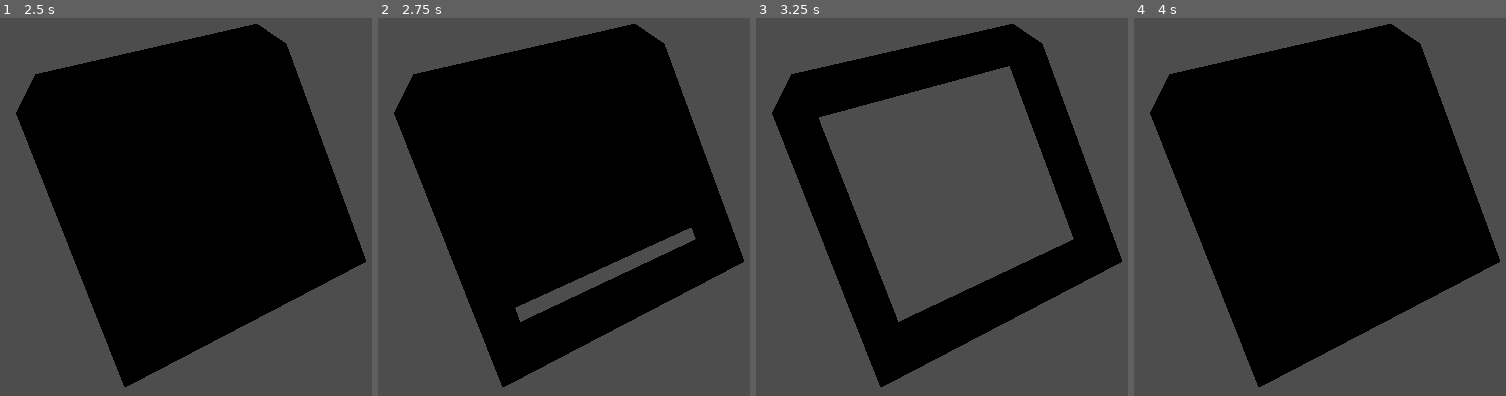
Above: before the commit, frames 1-4 (left to right).
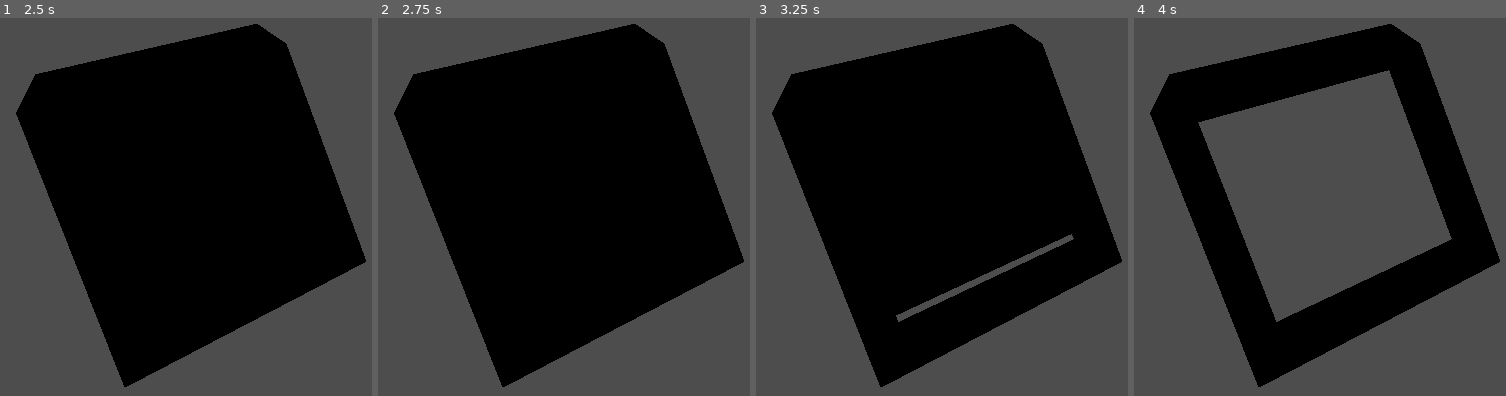
Above: after the commit, the same moments.

Repository: hadll/i-unno
Game: Godot game, scene res://scenes/office.tscn
Two runs of this game, one before a commit and one after it. Both use one fixed random seed, a clock stepped at 60 frames per second and the inputs below. This scene is started directly instead of the project's main scene.
Inputs (mouse positions are in pixels of both pictures, inside the frame that each line leads up to):
- Up to frame 1 (2.5 s): tap Enter at 0.5, 2 s; move the mouse to (197, 278) at 0.52 s; hold W (move_forward) 0.53-2.03 s; tap 1 (freecam_on) at 0.6 s; click (197, 278) at 0.67 s; tap Space (move_jump) at 0.77, 1.25, 1.52 s; move the mouse to (outside the picture) at 1.27 s; tap 2 (freecam_swap) at 1.35 s; move the mouse to (outside the picture) at 2.02 s; hold A (move_left) from 2.03 s (still down); tap Ctrl (move_crouch) at 2.1 s
- Up to frame 2 (2.75 s): keep holding A (move_left)
- Up to frame 3 (3.25 s): keep holding A (move_left); move the mouse to (1035, 188) at 2.77 s; tap Shift (move_sprint) at 2.85 s; click (1035, 188) at 2.92 s; tap Space (move_jump) at 3.02 s
- Up to frame 4 (4 s): move the mouse to (1253, 74) at 3.52 s; release A (move_left) at 3.53 s; hold S (move_backward) from 3.53 s (still down); tap 1 (freecam_on) at 3.6 s; tap Space (move_jump) at 3.77 s

Frame 1 is identical in both runs. In frame 2, 1.9% of the frame differs, in the area x 36-86%, y 55-81%; in frame 3, 27%; in frame 4, 27%, in the area x 17-86%, y 13-81%.

Commit message:
actual fix for animation trigger looping

Diff:
--- a/scripts/triggers/animation_trigger.gd
+++ b/scripts/triggers/animation_trigger.gd
@@ -11,8 +11,6 @@
 @export var force_animation := false
 
 @export var limit_copies := true
-@export var start_limit := 1
-@export var end_limit := 2
 
 func _ready() -> void:
 	for i_trigger in triggers:
@@ -27,13 +25,21 @@
 
 func play_animation(animation_name:String):
 	if not force_animation:
-		var copies = 0
-		for animation in animation_player.get_queue():
-			if animation == animation_name:
-				copies+=1
-		if (copies >= start_limit and animation_name == start_animation_name) or (copies >= end_limit and animation_name == end_animation_name):
-			return
 		animation_player.queue(animation_name)
+		if limit_copies:
+			var queue = animation_player.get_queue()
+			var size = queue.size()
+			for i in range(size):
+				if queue[i] == start_animation_name and i+1 < size and queue[i+1] == end_animation_name:
+					print(queue)
+					queue.remove_at(i+1)
+					queue.remove_at(i)
+					animation_player.clear_queue()
+					print("refilling_queue")
+					for anim in queue:
+						print(anim)
+						animation_player.queue(anim)
+					return
 	else:
 		animation_player.stop()
 		animation_player.play(animation_name)
